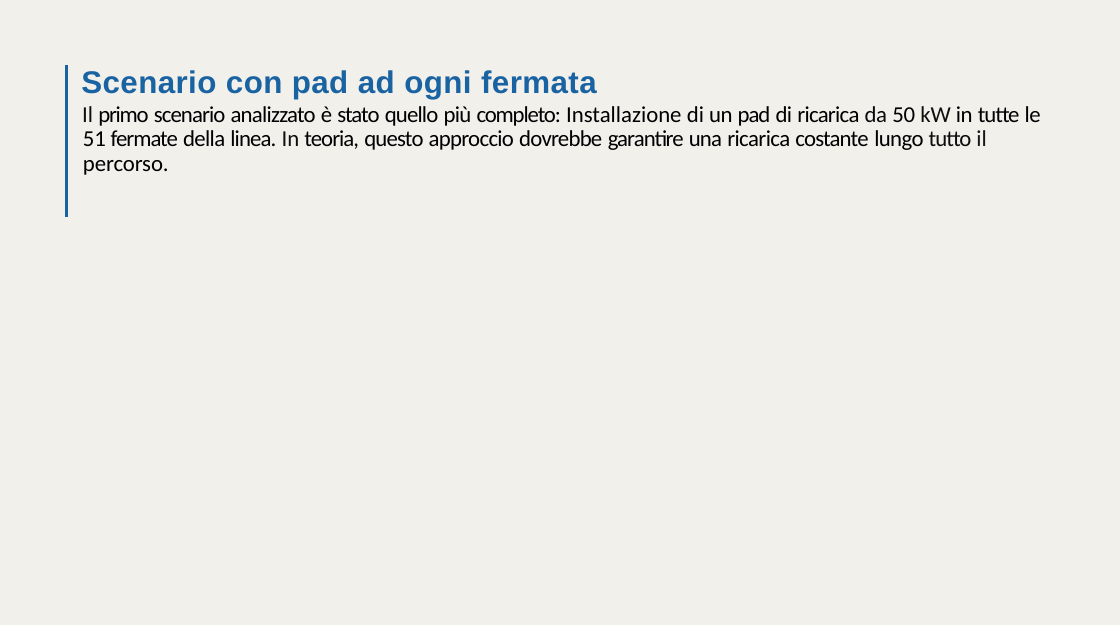
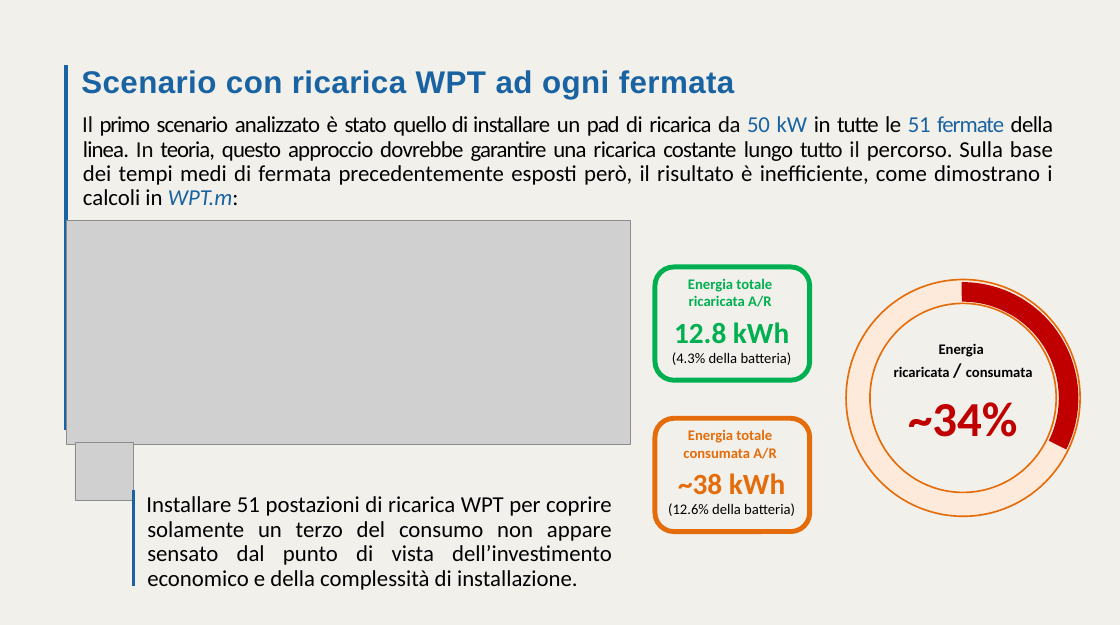
Before and after one commit to Joshuari03/ProgettoASET, a slide deck: slide 10 of Elettrificazione_Strategica_Linea_973.pptx. Drawn at 1120x625 pixels with LibreOffice and Linux fonts; fonts in the diff are those of the drawing; grey boxes stand for pictures. Boxes give left, top, right and bottom in pixels: in the first picture for what was removed or moved away, otherwise in the second. Text is boxed around its words. In the diff, an @@ line names an element or a change of style, - is before the commit and + after.

```diff
--- a/Elettrificazione_Strategica_Linea_973.pptx
+++ b/Elettrificazione_Strategica_Linea_973.pptx
@@ freeform shape added at (57,64,66,430), outline #1A63A2 4 pt @@
@@ freeform shape removed at (67,64,72,217) @@
@@ text at (81,70,735,99): text changed @@
-Scenario con pad ad ogni fermata
+Scenario con ricarica WPT ad ogni fermata
@@ text at (82,116,1053,205): text changed @@
-Il primo scenario analizzato è stato quello più completo: Installazione di un pad di ricarica da 50 kW in tutte le 51 fermate della linea. In teoria, questo approccio dovrebbe garantire una ricarica costante lungo tutto il percorso.
+Il primo scenario analizzato è stato quello di installare un pad di ricarica da 50 kW in tutte le 51 fermate della linea. In teoria, questo approccio dovrebbe garantire una ricarica costante lungo tutto il percorso. Sulla base dei tempi medi di fermata precedentemente esposti però, il risultato è inefficiente, come dimostrano i calcoli in WPT.m:
@@ picture added at (67,220,631,444) @@
@@ arch (boxed as its full ring) added at (799,235,1120,561), fill #C00000 @@
@@ rounded rectangle added at (655,267,810,380), outline #00B050 6 pt @@
@@ text added at (688,278,772,307), 18 pt, text #00B050, bold @@
+Energia totale ricaricata A/R
@@ donut added at (846,280,1080,516), fill #FDEADA, outline #E46C0A 2 pt @@
@@ text added at (672,322,792,365), 18 pt, text #000000 @@
+12.8 kWh
+(4.3% della batteria)
@@ text added at (894,343,1033,377), 18 pt, text #000000, bold @@
+Energia
+ricaricata / consumata
@@ rounded rectangle added at (655,418,810,532), outline #E46C0A 6 pt @@
@@ text added at (908,402,1017,437), 60 pt, text #C00000, bold @@
+~34%
@@ picture added at (75,442,134,501) @@
@@ text added at (683,429,776,459), 18 pt, text #E46C0A, bold @@
+Energia totale consumata A/R
@@ text added at (668,473,795,516), 18 pt, text #000000 @@
+~38 kWh
+(12.6% della batteria)
@@ freeform shape added at (125,491,134,586), outline #1A63A2 4 pt @@
@@ text added at (146,496,612,590), 28 pt, text #000000 @@
+Installare 51 postazioni di ricarica WPT per coprire solamente un terzo del consumo non appare sensato dal punto di vista dell’investimento economico e della complessità di installazione.
```
Also in this commit, not shown: 9 other slides changed, 4 slides added, 6 slides removed, 1 other file.
